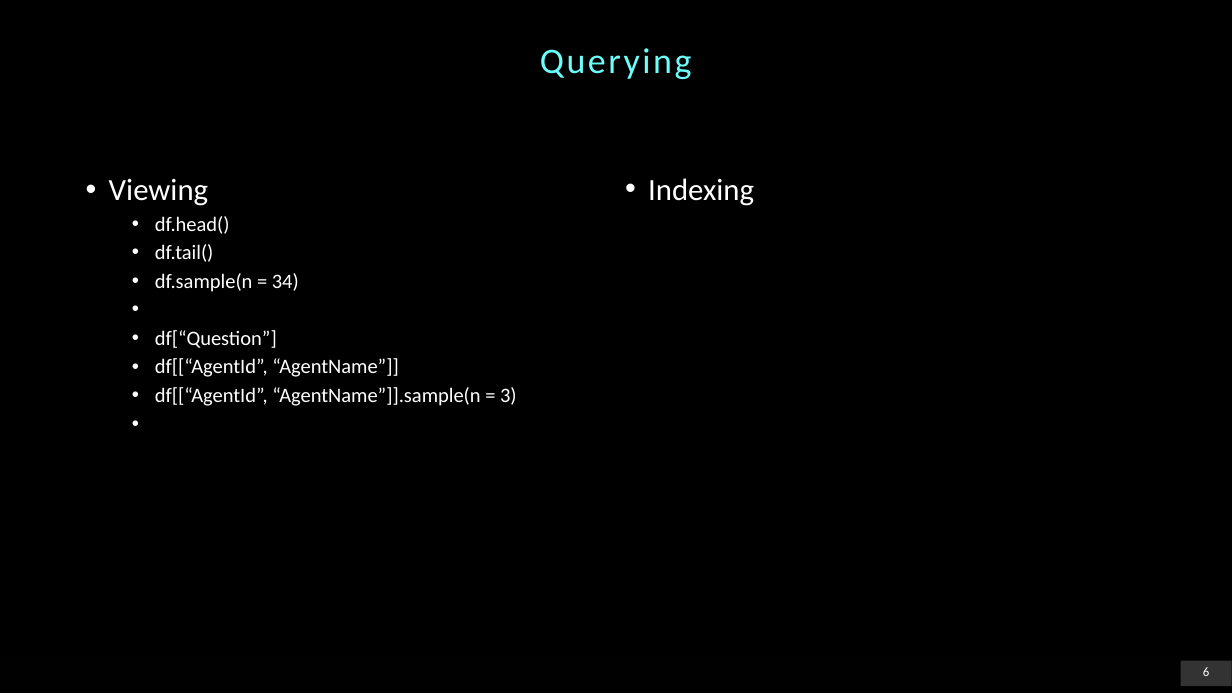
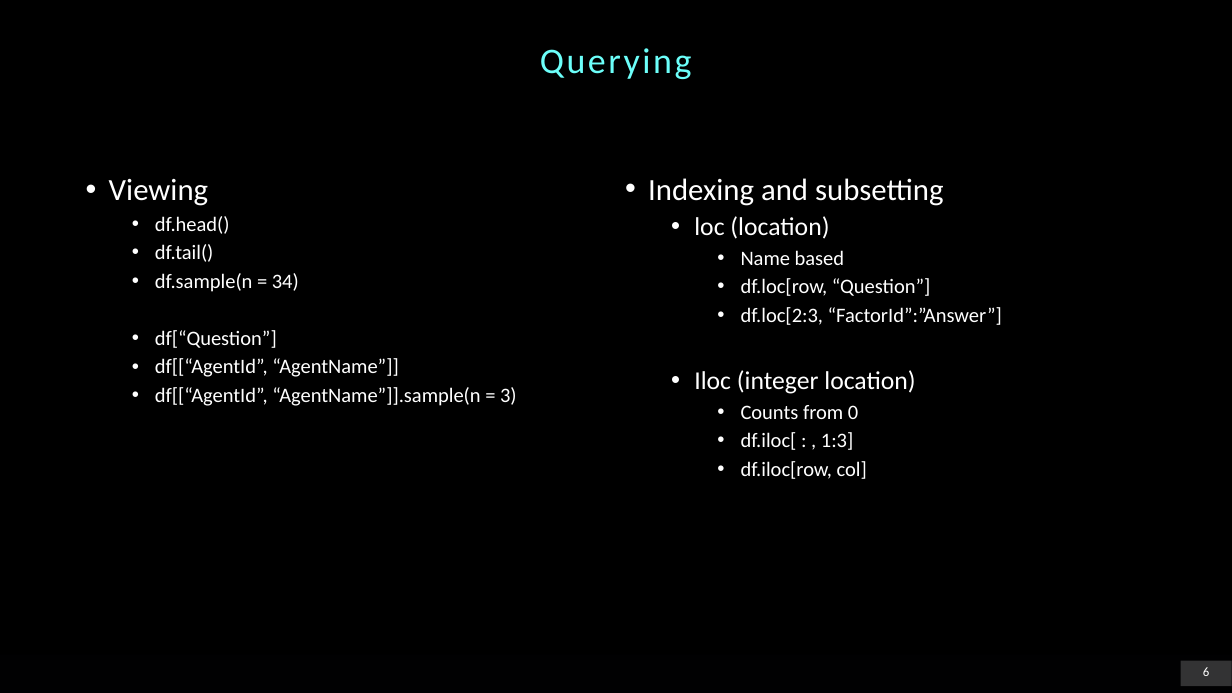
Before and after one commit to chrischank/python4data_zerotomiso, a slide deck: slide 6 of references/03_DataFrame.pptx. Drawn at 1232x693 pixels with LibreOffice and Linux fonts; fonts in the diff are those of the drawing; background and template pictures are left out. Boxes give left, top, right and bottom in pixels: in the first picture for what was removed or moved away, otherwise in the second. Text is boxed around its words. In the diff, an @@ line names an element or a change of style, - is before the commit and + after.

```diff
--- a/references/03_DataFrame.pptx
+++ b/references/03_DataFrame.pptx
@@ text at [648, 178, 1002, 479]: text changed; size 24 to 16 pt @@
-• Indexing
+• Indexing and subsetting
+  • loc (location)
+    • Name based
+    • df.loc[row, “Question”]
+    • df.loc[2:3, “FactorId”:”Answer”]
+  • Iloc (integer location)
+    • Counts from 0
+    • df.iloc[ : , 1:3]
+    • df.iloc[row, col]
```
Also in this commit, not shown: 2 other files.
